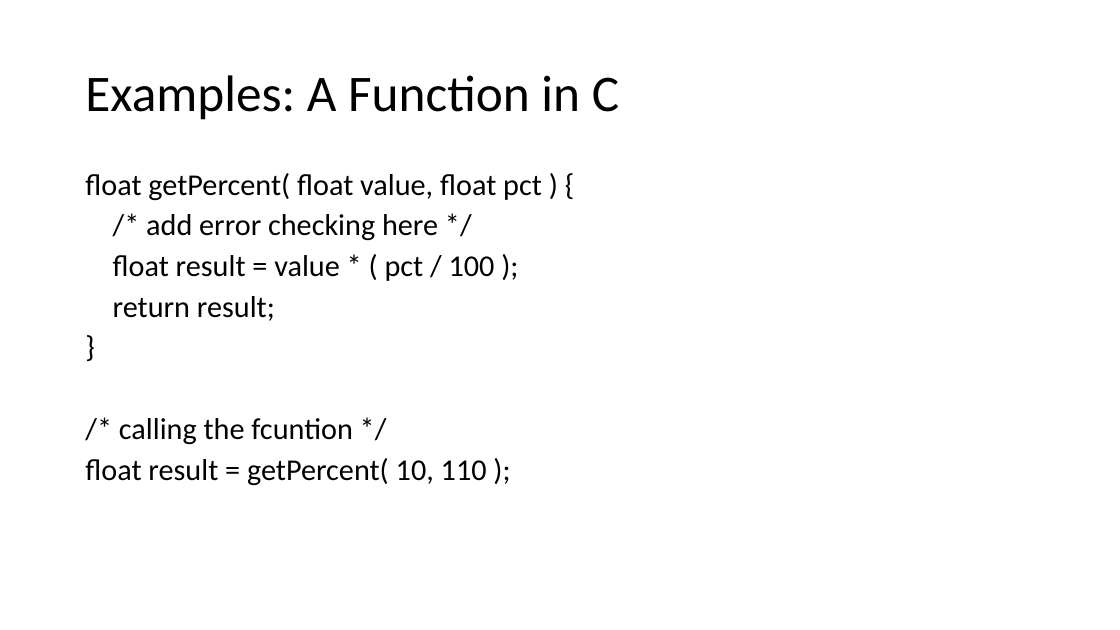
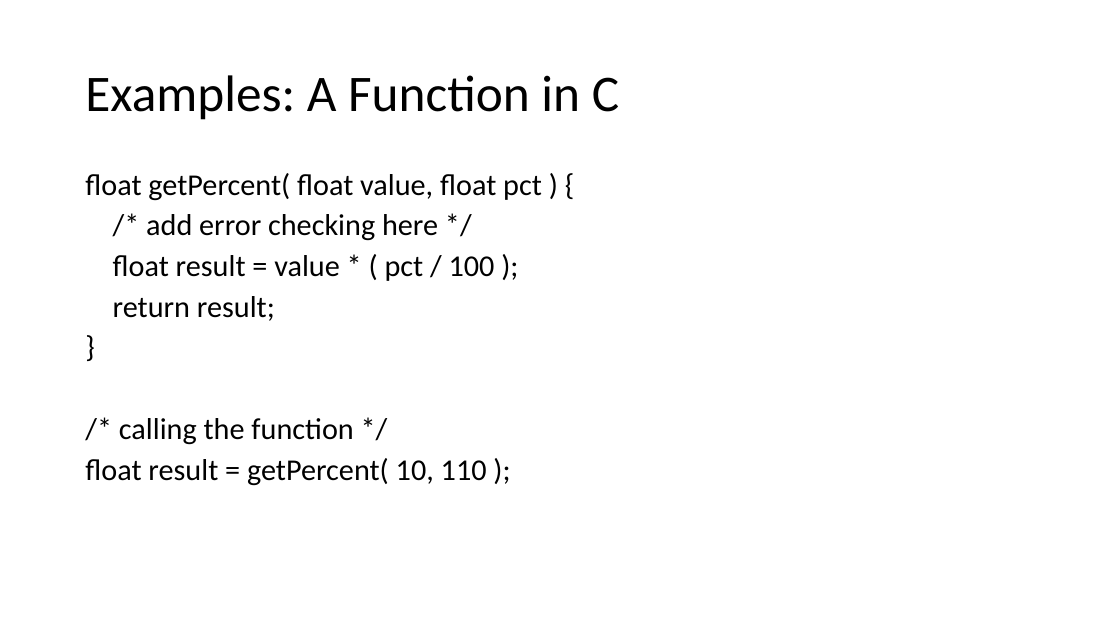
Before and after one commit to NCEAS/oss-2014, a slide deck: slide 10 of day-09/IntroductionToSoftwareClass.pptx. Drawn at 1120x630 pixels with LibreOffice and Linux fonts; fonts in the diff are those of the drawing. Boxes give left, top, right and bottom in pixels: in the first picture for what was removed or moved away, otherwise in the second. Text is boxed around its words. In the diff, an @@ line names an element or a change of style, - is before the commit and + after.

Commit message:
more fixes to the slides, thanks again @kellerb

```diff
--- a/day-09/IntroductionToSoftwareClass.pptx
+++ b/day-09/IntroductionToSoftwareClass.pptx
@@ text at [119,418,353,445]: text changed @@
-/* calling the fcuntion */
+/* calling the function */
```
Also in this commit, not shown: 1 other file.
